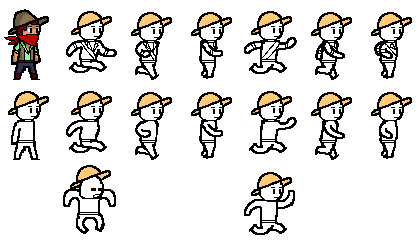
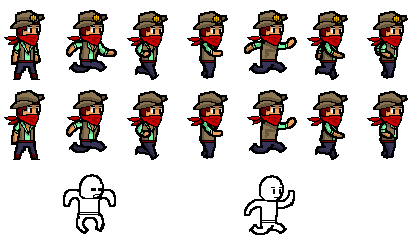
Before/after of a w=420, h=240 layered artwork. What changed in the layer stack:
added group "middle row shading" with 7 layers above "top row shading" over [8, 94, 406, 159]
added layer "shading copy 6" (1st of 2, in "middle row shading") (25%) in group "middle row shading" over [371, 95, 406, 156]
added layer "shading copy 5" (1st of 2, in "middle row shading") (25%) in group "middle row shading" over [311, 95, 346, 157]
added layer "shading copy 3" (1st of 2, in "middle row shading") (25%) in group "middle row shading" over [191, 95, 226, 159]
added layer "shading copy 2" (1st of 2, in "middle row shading") (25%) in group "middle row shading" over [131, 95, 166, 157]
added layer "shading copy" (1st of 2, in "middle row shading") (25%) in group "middle row shading" over [67, 94, 106, 151]
added layer "shading" (1st of 2, in "middle row shading") (25%) in group "middle row shading" over [8, 94, 43, 158]
added group "top row shading" with 7 layers above "Layer 8" over [8, 14, 406, 77]
added layer "shading copy 5" (2nd of 2, in "top row shading") (25%) in group "top row shading" over [311, 15, 346, 77]
added layer "shading copy 4" (2nd of 2, in "top row shading") (25%) in group "top row shading" over [246, 14, 286, 72]
added layer "shading copy 2" (2nd of 2, in "top row shading") (25%) in group "top row shading" over [131, 15, 166, 77]
added layer "shading copy" (2nd of 2, in "top row shading") (25%) in group "top row shading" over [67, 14, 114, 71]
removed layer "hat" over [8, 9, 412, 196]
removed layer "hat color" over [9, 10, 410, 194]
removed layer "detail" over [8, 23, 397, 61]
added layer "hats" above "hat coloring" over [10, 10, 408, 113]
added layer "hat coloring" above "details" over [11, 11, 407, 110]
added layer "details" above "detail color" over [4, 23, 403, 141]
renamed "Layer 11" to "detail color", painted on it over [6, 20, 402, 136]
painted on "color" over [13, 11, 403, 159]
…and 11 more changes (10 added, 1 painted, 1 stack)
